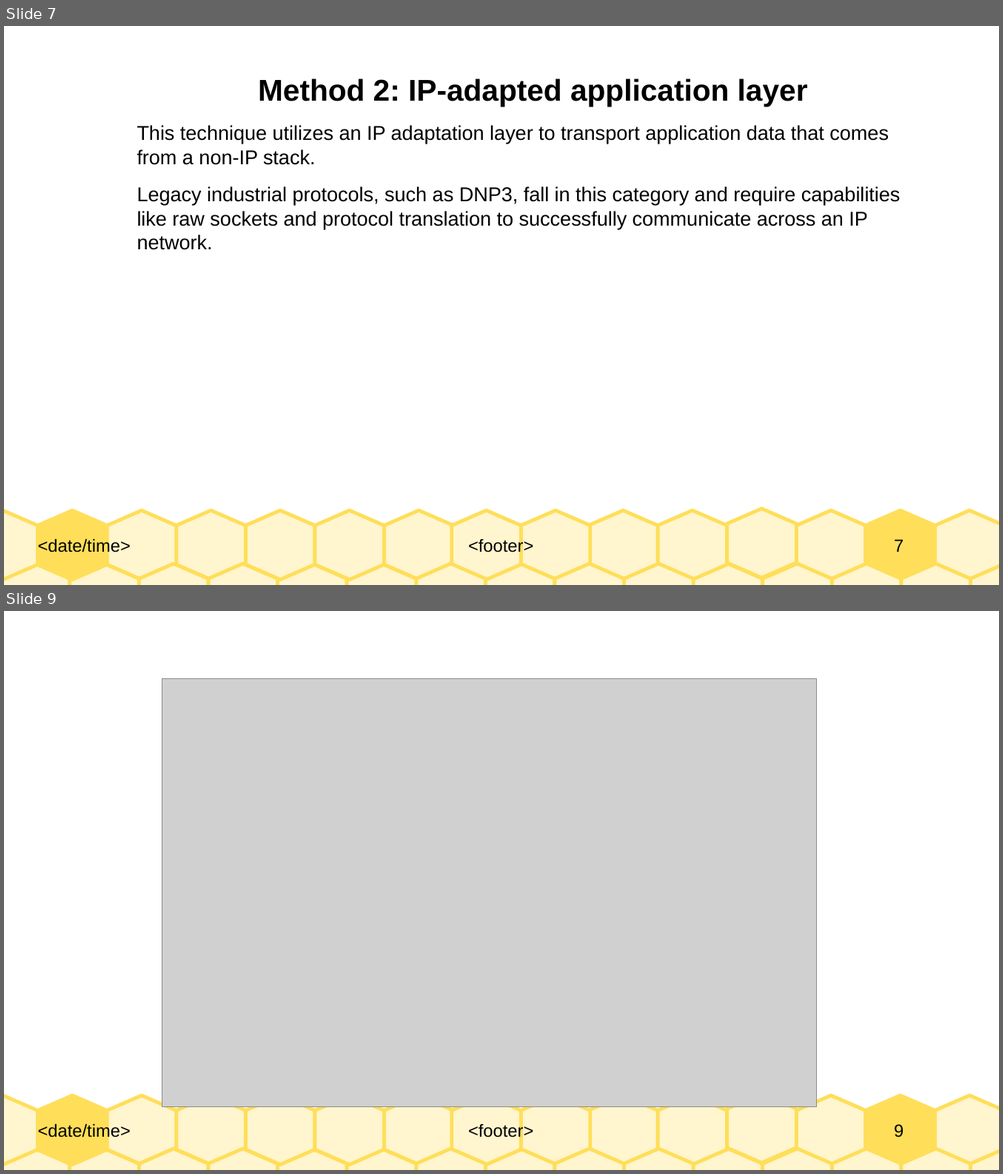
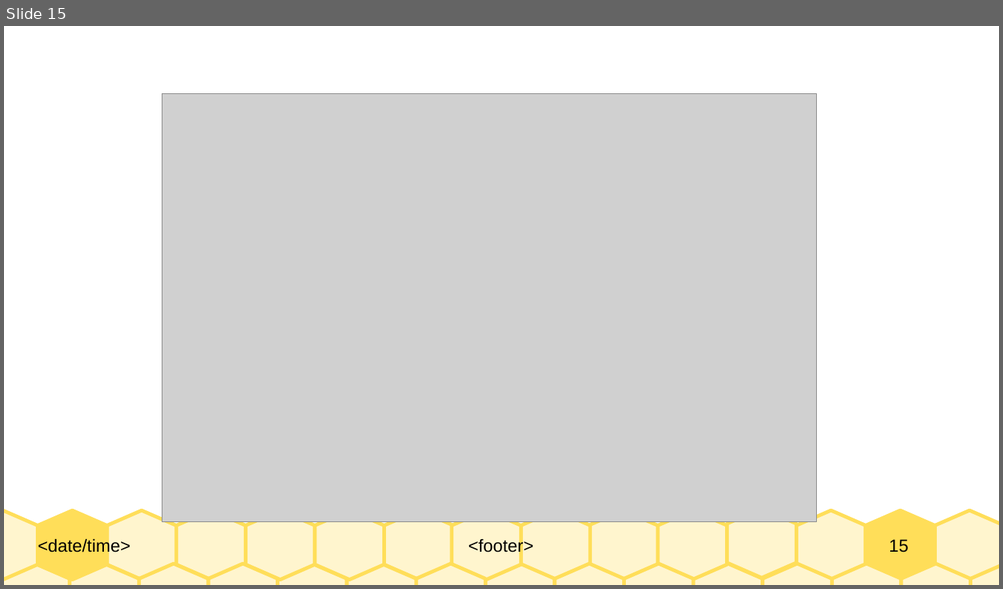
Before and after one commit to Dihfahsih1/Masters-Software-Engineering, a slide deck: yr-sem1/IoT/chapter-6-slides.odp. Shown one above the other, each under a label of ours: slides 7 and 9 before the commit, slide 15 after it; the slides between them are not shown. The pictures are 1003x1174 and 1003x589 pixels, drawn with LibreOffice and Linux fonts; fonts in the diff are those of the drawing; grey boxes stand for pictures. Boxes give left, top, right and bottom in pixels: in the first picture for what was removed or moved away, otherwise in the second. Text is boxed around its words. In the diff, an @@ line names an element or a change of style, - is before the commit and + after.

```diff
--- a/yr-sem1/IoT/chapter-6-slides.odp
+++ b/yr-sem1/IoT/chapter-6-slides.odp
@@ slide 7 removed at <box>4,26,999,585</box>, background #FFFFFF; not listed: 33 template elements that a slide beside it also shows @@
@@ text removed at <box>137,79,900,250</box> @@
-Method 2: IP-adapted application layer
-This technique utilizes an IP adaptation layer to transport application data that comes from a non-IP stack.
-Legacy industrial protocols, such as DNP3, fall in this category and require capabilities like raw sockets and protocol translation to successfully communicate across an IP network.
@@ what was slide 9 is now slide 15 @@
@@ page number at <box>888,540,908,553</box>: text changed @@
-9
+15
```
Also in this commit, not shown: 11 slides changed, 15 slides added, 4 other slides removed, 6 other files.
